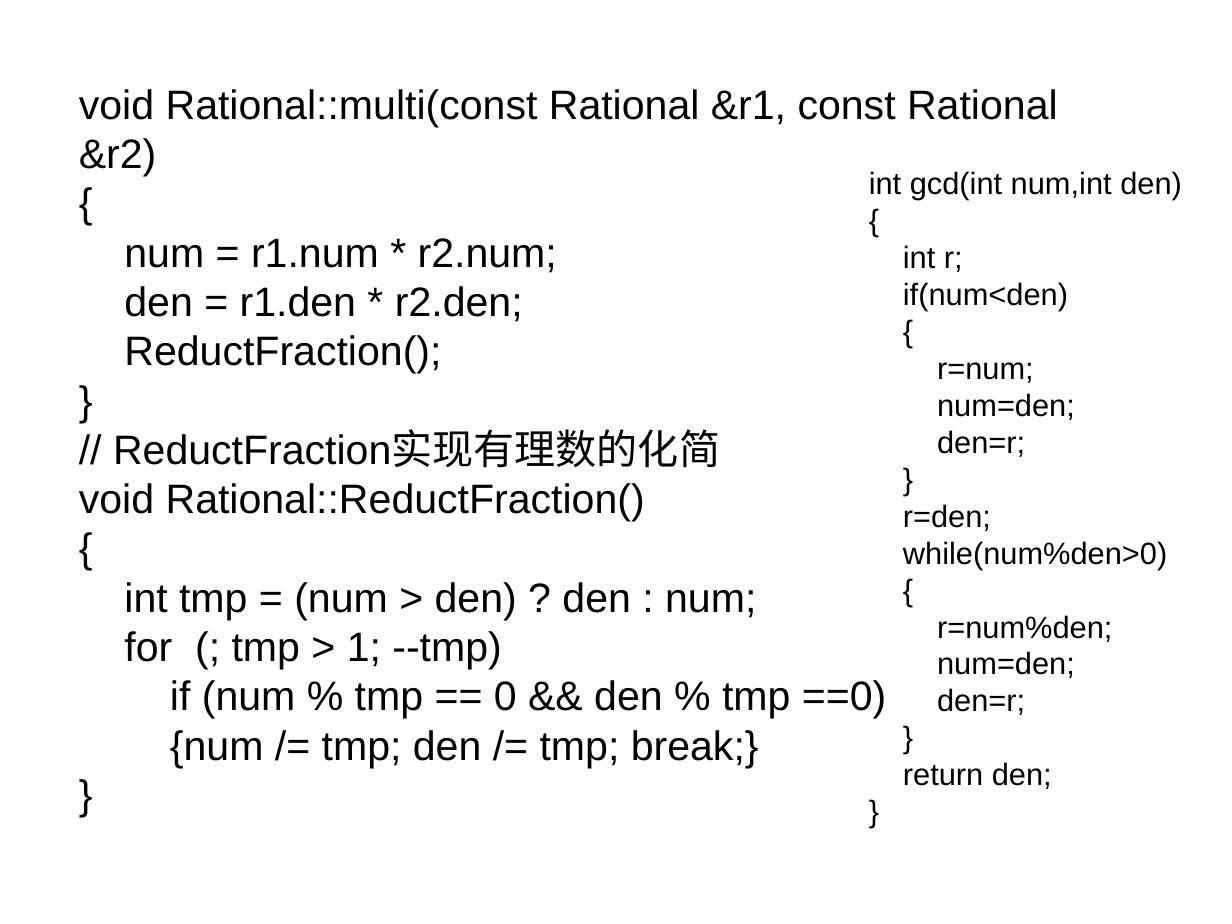
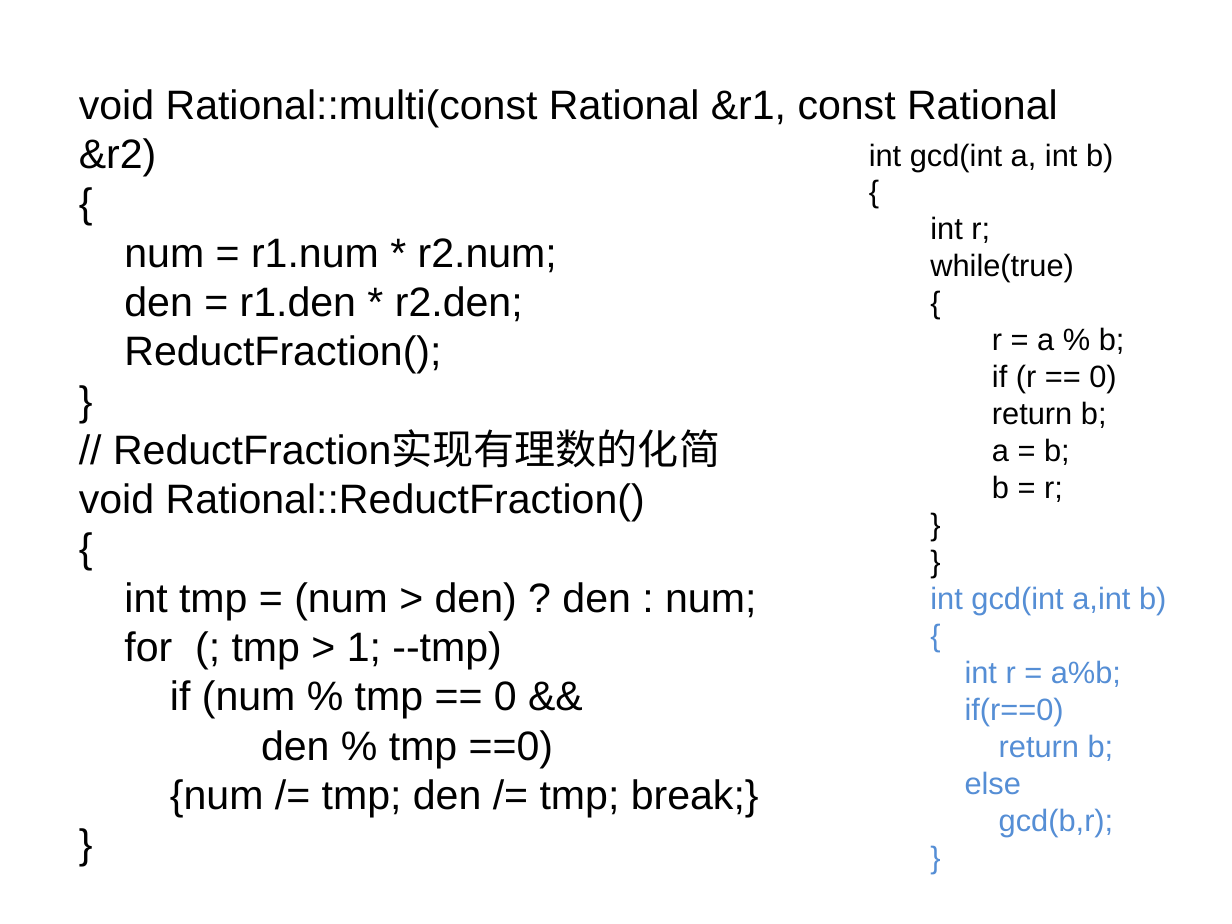
Before and after one commit to wwuhn/wwuhn.github.io, a slide deck: slide 35 of bookspcClassic/C++程序设计翁惠玉/10创建功能更强的类型.ppt. Drawn at 1232x924 pixels with LibreOffice and Linux fonts; fonts in the diff are those of the drawing. Boxes give left, top, right and bottom in pixels: in the first picture for what was removed or moved away, otherwise in the second. Text is boxed around its words. In the diff, an @@ line names an element or a change of style, - is before the commit and + after.

```diff
--- a/bookspcClassic/C++程序设计翁惠玉/10创建功能更强的类型.ppt
+++ b/bookspcClassic/C++程序设计翁惠玉/10创建功能更强的类型.ppt
@@ text "int gcd(int a, int b)": place and size @@
-text "int gcd(int a, int b)" at bbox=[869, 171, 1182, 789]
+text "int gcd(int a, int b)" at bbox=[869, 143, 1166, 836]
@@ text at bbox=[869, 143, 1113, 171]: text changed @@
-int gcd(int num,int den)
+int gcd(int a, int b)
@@ text at bbox=[930, 216, 990, 243]: text colour #000000 to #558ED5 in "{", "}"; list level 1 to 2 in "int r;"; list level 1 to 2 in "{"; list level 1 to 2 in "}" @@
@@ text at bbox=[930, 253, 1074, 282]: text changed @@
-if(num<den)
+  while(true)
@@ text at bbox=[992, 327, 1125, 502]: text changed @@
-r=num;
-num=den;
-den=r;
+    r = a % b;
+    if (r == 0) return b;
+    a = b;
+    b = r;
@@ text at bbox=[930, 586, 1166, 615]: text changed; text colour #000000 to #558ED5 @@
-r=den;
-while(num%den>0)
+}
+int gcd(int a,int b)
@@ text at bbox=[170, 680, 553, 768]: text changed @@
-if (num % tmp == 0 && den % tmp ==0)
+if (num % tmp == 0 &&
+den % tmp ==0)
@@ text at bbox=[965, 660, 1121, 836]: text changed; text colour #000000 to #558ED5 @@
-r=num%den;
-num=den;
-den=r;
+int r = a%b;
+if(r==0)
+return b;
+else
+gcd(b,r);
@@ text at bbox=[903, 762, 1052, 789]: paragraphs removed @@
-return den;
-}
```
Also in this commit, not shown: 47 other slides changed, 10 other files.
